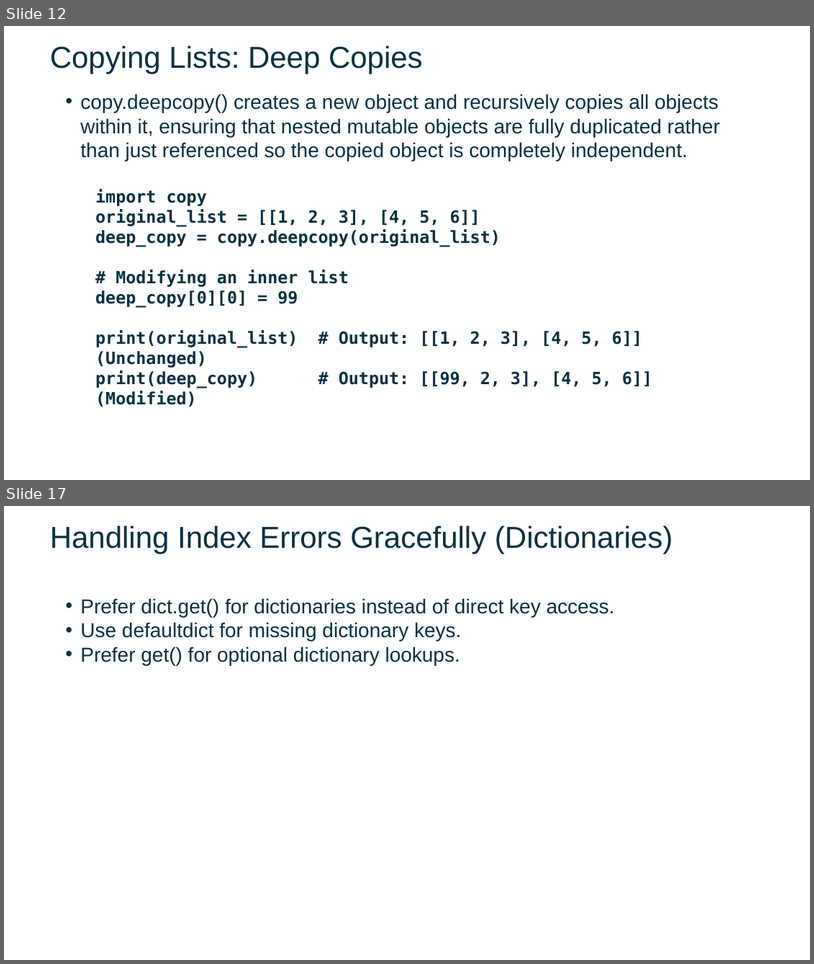
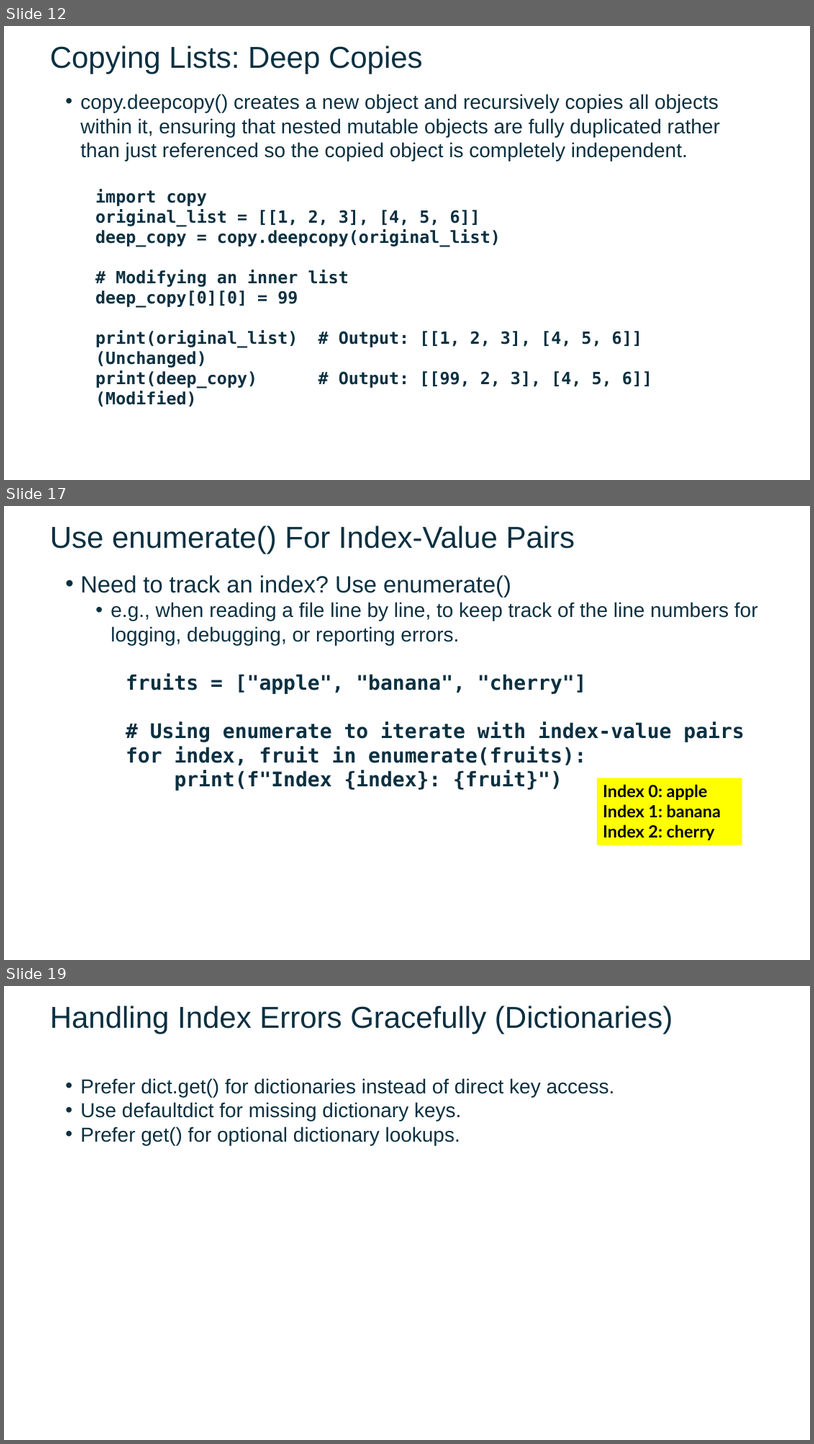
Before and after one commit to FSCJ-FacultyDev/SWC-Columbus-2025, a slide deck: Slides-Day2.pptx. Shown one above the other, each under a label of ours: slides 12 and 17 before the commit, slides 12, 17 and 19 after it; the slides between them are not shown. The pictures are 814x964 and 814x1444 pixels, drawn with LibreOffice and Linux fonts; fonts in the diff are those of the drawing; background and template pictures are left out. Boxes give left, top, right and bottom in pixels: in the first picture for what was removed or moved away, otherwise in the second. Text is boxed around its words. In the diff, an @@ line names an element or a change of style, - is before the commit and + after.

```diff
--- a/Slides-Day2.pptx
+++ b/Slides-Day2.pptx
@@ slide 17 added at (x1=4, y1=506, x2=810, y2=960), background picture (left out) @@
@@ text added at (x1=50, y1=525, x2=576, y2=554), 36 pt, text #0B3041 @@
+Use enumerate() For Index-Value Pairs
@@ text added at (x1=80, y1=575, x2=759, y2=790), 24 pt, text #0B3041, bold @@
+• Need to track an index? Use enumerate()
+  • e.g., when reading a file line by line, to keep track of the line numbers for logging, debugging, or reporting errors.
+fruits = ["apple", "banana", "cherry"]
+# Using enumerate to iterate with index-value pairs
+for index, fruit in enumerate(fruits):
+print(f"Index {index}: {fruit}")
@@ rectangle added at (x1=597, y1=777, x2=743, y2=845), fill #FFFF00, 20 pt, text #000000, bold @@
+Index 0: apple
+Index 1: banana
+Index 2: cherry
@@ what was slide 17 is now slide 19 @@
```
Also in this commit, not shown: 5 slides changed, 1 other slide added.
